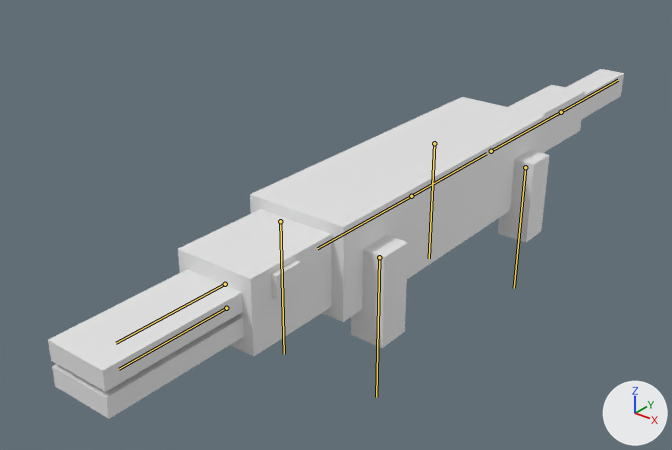
The FBX model state machine ai/Assets/crocodile/crocodile.fbx, before and after one commit.
Camera for both pictures: a camera (50 mm lens) standing at (1.33, -1.99, 1.27) and looking at (-0.18, -0.1, 0.1). Lighting does not change. The marker at lower right points along +X, +Y and +Z. The bones that change are drawn over the model as lines.

The first picture shows 'aye left', 'body 1', 'body 2', 'head', 'leg back left', 'leg front left', 'mouth bottom', 'mouth top', 'tail 1', 'tail 2'.
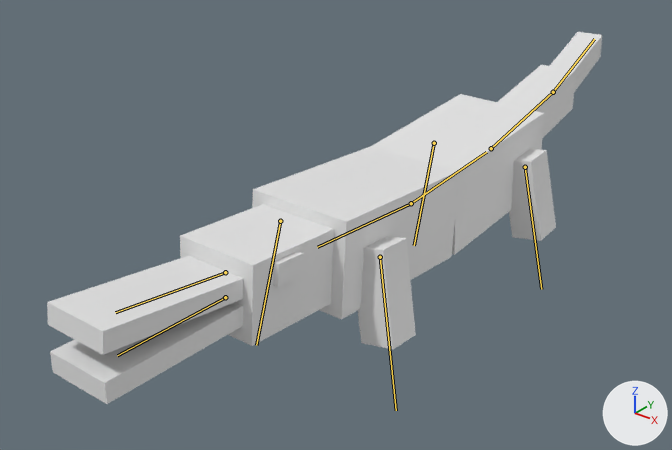
The newer file adds an action. The first version stands in its rest pose; the second is drawn at frame 1 of the action 'crocodile rig|idle'.

Pixel boxes [x1, y1, x2, y2] of what changed, in the pictures (672 x 450 px):
'body 1', posed: before [250, 139, 459, 322]; after [252, 147, 460, 320]
'mouth top', posed (19% shorter): before [48, 269, 243, 392]; after [47, 256, 243, 355]
'head', posed: before [178, 209, 332, 356]; after [180, 204, 334, 346]
'body 2', posed (7% taller): before [371, 97, 545, 248]; after [370, 94, 544, 255]
'mouth bottom', posed: before [52, 315, 244, 419]; after [50, 302, 243, 404]
'leg front left', posed: before [351, 235, 408, 348]; after [358, 236, 416, 349]
'tail 1', posed: before [509, 85, 585, 153]; after [498, 65, 576, 138]
'leg back left', posed: before [498, 150, 549, 242]; after [509, 149, 556, 241]
'tail 2', posed: before [566, 69, 624, 119]; after [550, 32, 602, 92]
'aye left', posed: before [271, 260, 301, 298]; after [273, 251, 303, 287]
bone 'body 2', root to tip: before (411, 196) to (486, 153); after (411, 203) to (486, 152)
bone 'tail 1', root to tip: before (491, 151) to (561, 112); after (491, 148) to (553, 92)
bone 'tail 2', root to tip: before (561, 112) to (618, 80); after (553, 92) to (594, 39)
bone 'leg back left', root to tip: before (525, 167) to (514, 288); after (525, 167) to (541, 289)
bone 'leg back right', root to tip: before (434, 143) to (429, 258); after (434, 143) to (414, 245)
bone 'body 1', root to tip: before (411, 196) to (317, 248); after (411, 203) to (317, 247)
bone 'mouth up', root to tip: before (225, 284) to (116, 343); after (225, 272) to (115, 312)
bone 'mouth down', root to tip: before (226, 308) to (119, 369); after (225, 297) to (117, 355)
bone 'leg front left', root to tip: before (379, 257) to (376, 397); after (380, 257) to (396, 410)
bone 'leg front right', root to tip: before (280, 221) to (284, 354); after (280, 221) to (256, 345)

The change in detail:
Bone 'body 2' (bone_body_2) moves from (0.0, 0.0, 0.0) to (0.0, 0.0, -0.024).
Bone 'body 2' (bone_body_2) turns from (0, 0, 0) to (4, 0, 0) degrees about its own x, y and z.
Bone 'tail 1' (bone_tail_1) turns from (0, 0, 0) to (3, 0, 4) degrees about its own x, y and z.
Bone 'tail 2' (bone_tail_2) turns from (0, 0, 0) to (3, 1, 4) degrees about its own x, y and z.
Bone 'leg back left' (bone_leg_back_left) turns from (0, 0, 0) to (-11, 0, 0) degrees about its own x, y and z.
Bone 'leg back right' (bone_leg_back_right) turns from (0, 0, 0) to (-11, 0, 0) degrees about its own x, y and z.
Bone 'body 1' (bone_body_1) moves from (0.0, 0.0, 0.0) to (0.0, 0.0, -0.024).
Bone 'body 1' (bone_body_1) turns from (0, 0, 0) to (4, 0, 0) degrees about its own x, y and z.
Bone 'mouth up' (bone_mouth_up) turns from (0, 0, 0) to (-4, 0, 0) degrees about its own x, y and z.
Bone 'mouth down' (bone_mouth_down) turns from (0, 0, 0) to (3, 0, 0) degrees about its own x, y and z.
Bone 'leg front left' (bone_leg_front_left) turns from (0, 0, 0) to (-11, 0, 0) degrees about its own x, y and z.
Bone 'leg front right' (bone_leg_front_right) turns from (0, 0, 0) to (-11, 0, 0) degrees about its own x, y and z.
